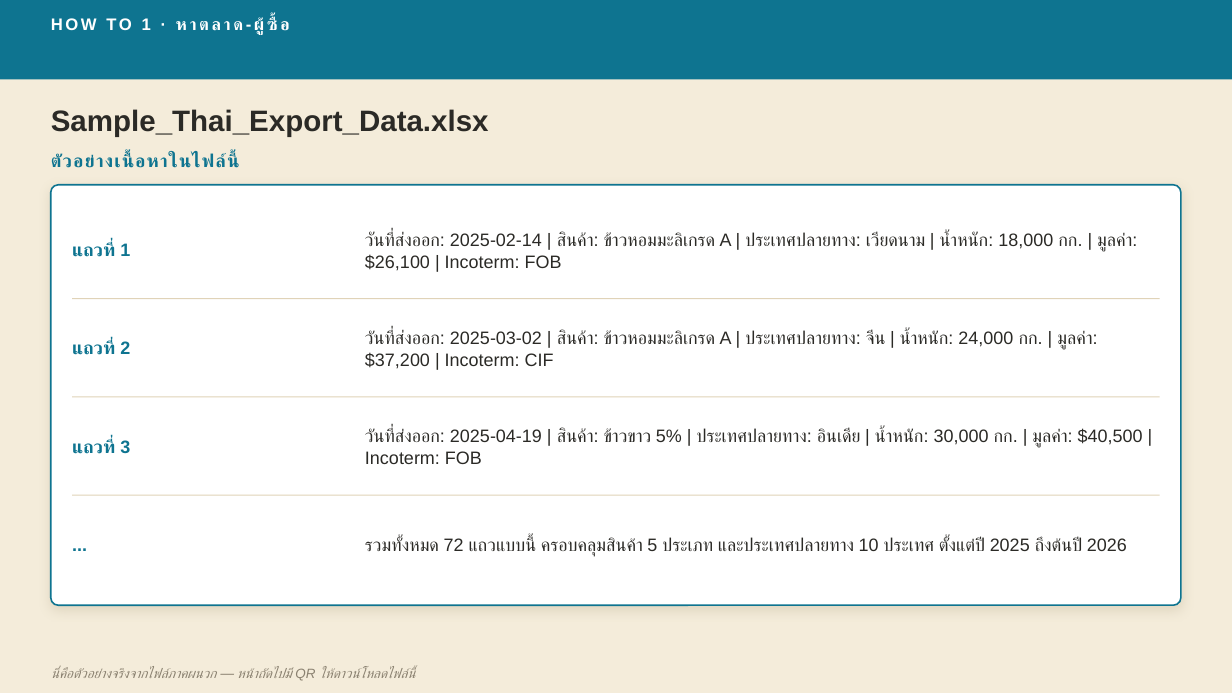
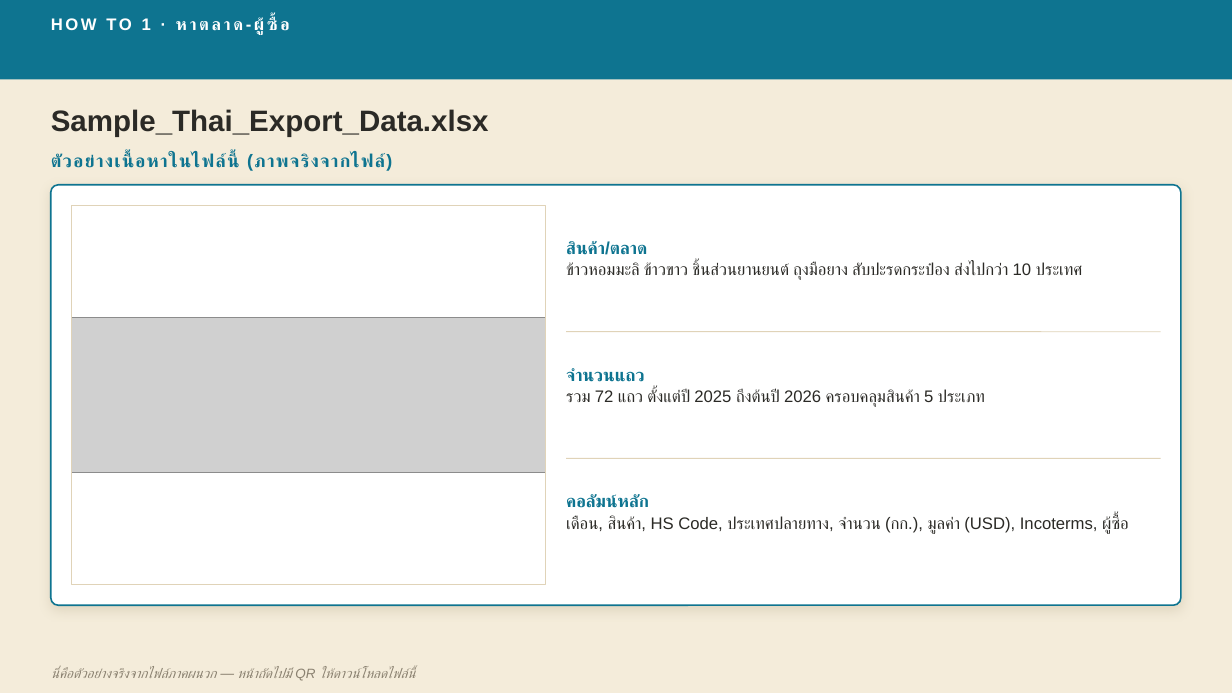
Before and after one commit to skunpoj/krungsri, a slide deck: slide 3 of deck/out3.pptx. Drawn at 1232x693 pixels with LibreOffice and Linux fonts; fonts in the diff are those of the drawing; grey boxes stand for pictures. Boxes give left, top, right and bottom in pixels: in the first picture for what was removed or moved away, otherwise in the second. Text is boxed around its words. In the diff, an @@ line names an element or a change of style, - is before the commit and + after.

```diff
--- a/deck/out3.pptx
+++ b/deck/out3.pptx
@@ text at (51, 154, 393, 171): text changed @@
-ตัวอย่างเนื้อหาในไฟล์นี้
+ตัวอย่างเนื้อหาในไฟล์นี้ (ภาพจริงจากไฟล์)
@@ rectangle added at (71, 205, 546, 585), outline #E0D3B8 0.75 pt @@
@@ text removed at (365, 232, 1137, 270) @@
-วันที่ส่งออก: 2025-02-14 | สินค้า: ข้าวหอมมะลิเกรด A | ประเทศปลายทาง: เวียดนาม | น้ำหนัก: 18,000 กก. | มูลค่า: $26,100 | Incoterm: FOB
@@ text removed at (72, 243, 130, 257) @@
-แถวที่ 1
@@ text added at (566, 241, 647, 255), 13.5 pt, text #0E7490, bold @@
+สินค้า/ตลาด
@@ text added at (566, 263, 1083, 280), 13 pt, text #2B2A26 @@
+ข้าวหอมมะลิ ข้าวขาว ชิ้นส่วนยานยนต์ ถุงมือยาง สับปะรดกระป๋อง ส่งไปกว่า 10 ประเทศ
@@ line removed from (72, 299) to (1160, 299) @@
@@ picture added at (71, 318, 546, 473) @@
@@ text removed at (72, 341, 130, 355) @@
-แถวที่ 2
@@ text removed at (365, 330, 1097, 368) @@
-วันที่ส่งออก: 2025-03-02 | สินค้า: ข้าวหอมมะลิเกรด A | ประเทศปลายทาง: จีน | น้ำหนัก: 24,000 กก. | มูลค่า: $37,200 | Incoterm: CIF
@@ line added from (567, 332) to (1161, 332), #E0D3B8 0.75 pt @@
@@ text added at (566, 368, 645, 382), 13.5 pt, text #0E7490, bold @@
+จำนวนแถว
@@ text added at (566, 389, 985, 407), 13 pt, text #2B2A26 @@
+รวม 72 แถว ตั้งแต่ปี 2025 ถึงต้นปี 2026 ครอบคลุมสินค้า 5 ประเภท
@@ line removed from (72, 396) to (1160, 396) @@
@@ text removed at (72, 439, 130, 454) @@
-แถวที่ 3
@@ text removed at (365, 428, 1143, 464) @@
-วันที่ส่งออก: 2025-04-19 | สินค้า: ข้าวขาว 5% | ประเทศปลายทาง: อินเดีย | น้ำหนัก: 30,000 กก. | มูลค่า: $40,500 | Incoterm: FOB
@@ line added from (567, 458) to (1161, 458), #E0D3B8 0.75 pt @@
@@ line removed from (72, 495) to (1160, 495) @@
@@ text removed at (72, 495, 359, 593) @@
-...
@@ text added at (566, 494, 649, 508), 13.5 pt, text #0E7490, bold @@
+คอลัมน์หลัก
@@ text removed at (365, 538, 1127, 557) @@
-รวมทั้งหมด 72 แถวแบบนี้ ครอบคลุมสินค้า 5 ประเภท และประเทศปลายทาง 10 ประเทศ ตั้งแต่ปี 2025 ถึงต้นปี 2026
@@ text added at (566, 516, 1129, 534), 13 pt, text #2B2A26 @@
+เดือน, สินค้า, HS Code, ประเทศปลายทาง, จำนวน (กก.), มูลค่า (USD), Incoterms, ผู้ซื้อ
```
Also in this commit, not shown: 9 other slides changed, 7 other files.
